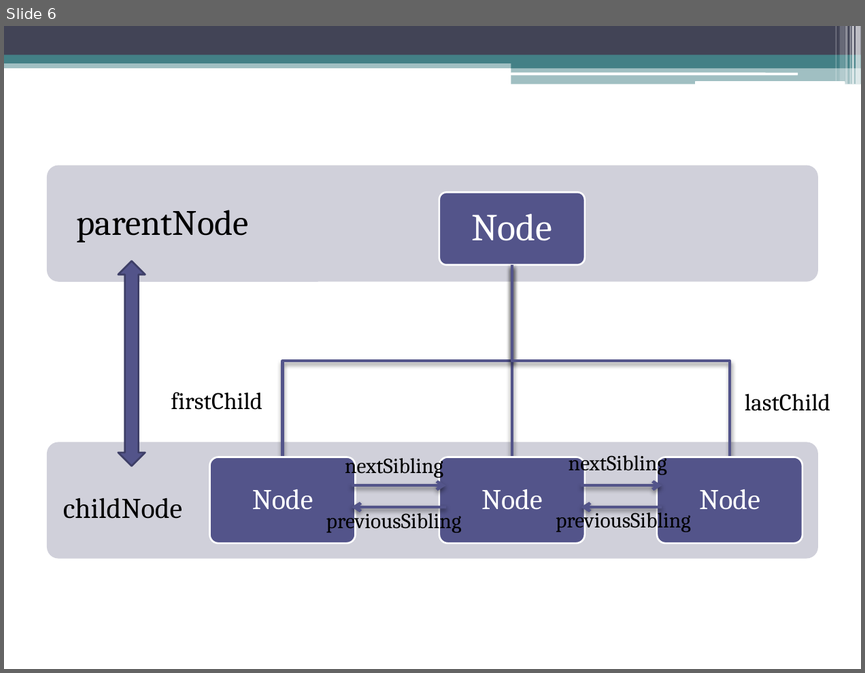
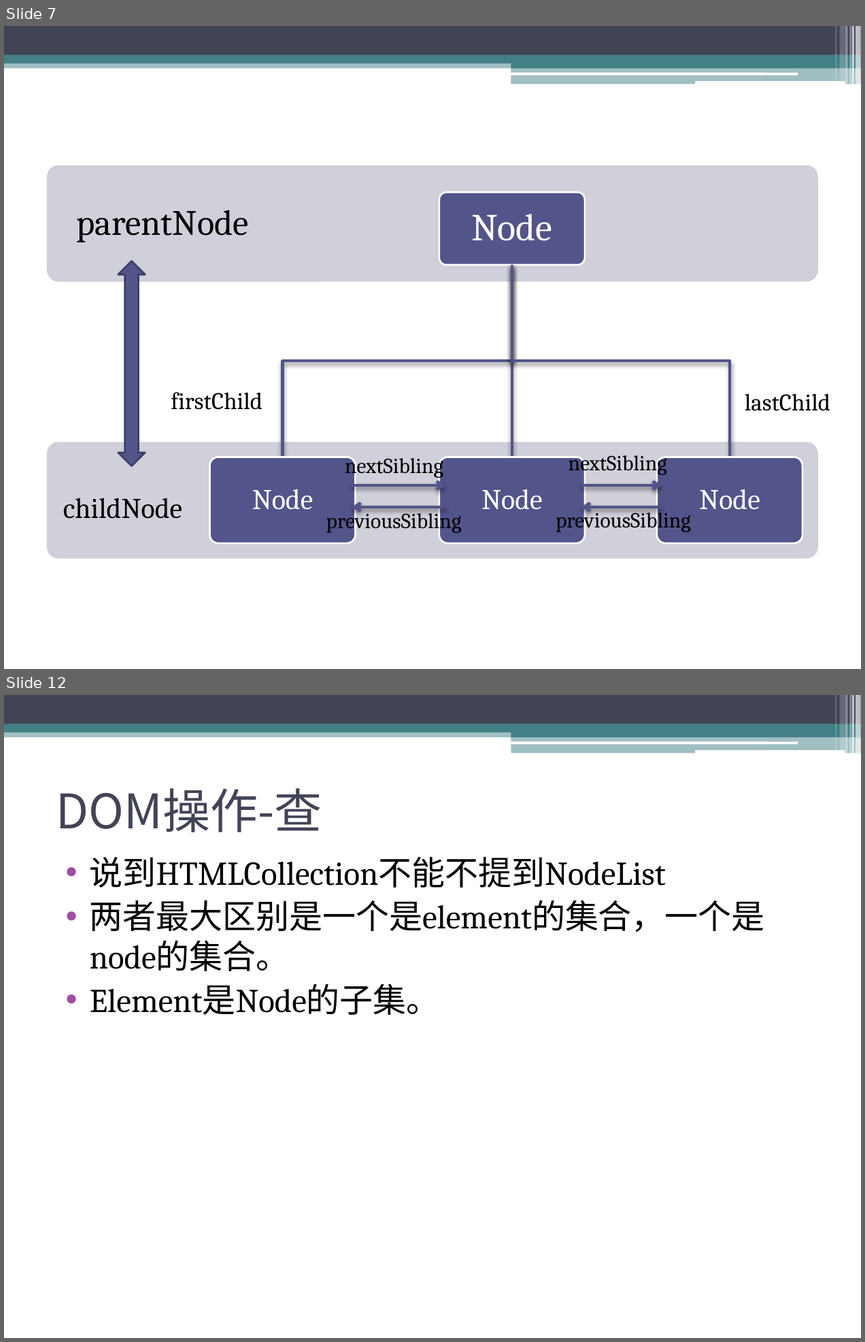
Before and after one commit to sophiazzw/Front_Library, a slide deck: manipulation.pptx. Shown one above the other, each under a label of ours: slide 6 before the commit, slides 7 and 12 after it; the slides between them are not shown. The pictures are 865x673 and 865x1342 pixels, drawn with LibreOffice and Linux fonts; fonts in the diff are those of the drawing. Boxes give left, top, right and bottom in pixels: in the first picture for what was removed or moved away, otherwise in the second. Text is boxed around its words. In the diff, an @@ line names an element or a change of style, - is before the commit and + after.

```diff
--- a/manipulation.pptx
+++ b/manipulation.pptx
@@ slide 12 added at (x1=4, y1=695, x2=861, y2=1338), background #FFFFFF; not listed: 13 template elements that a slide beside it also shows @@
@@ title added at (x1=56, y1=788, x2=322, y2=832), 40 pt, text #424456 @@
+DOM操作-查
@@ text added at (x1=90, y1=857, x2=765, y2=1015), 28 pt, text #000000 @@
+• 说到HTMLCollection不能不提到NodeList
+• 两者最大区别是一个是element的集合，一个是node的集合。
+• Element是Node的子集。
@@ what was slide 6 is now slide 7 @@
```
Also in this commit, not shown: 2 slides changed, 6 other slides added, 1 slide removed, 3 other files.
